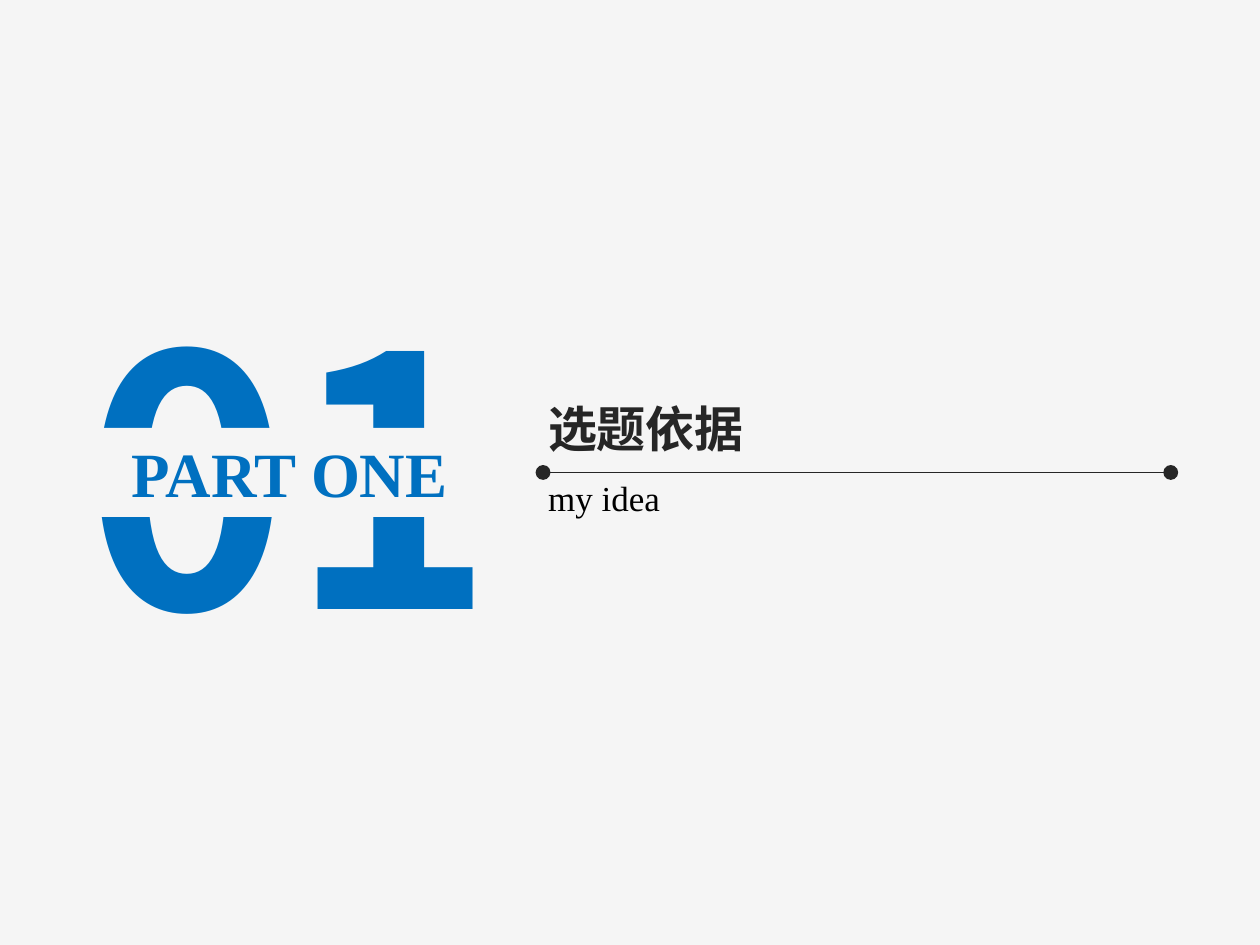
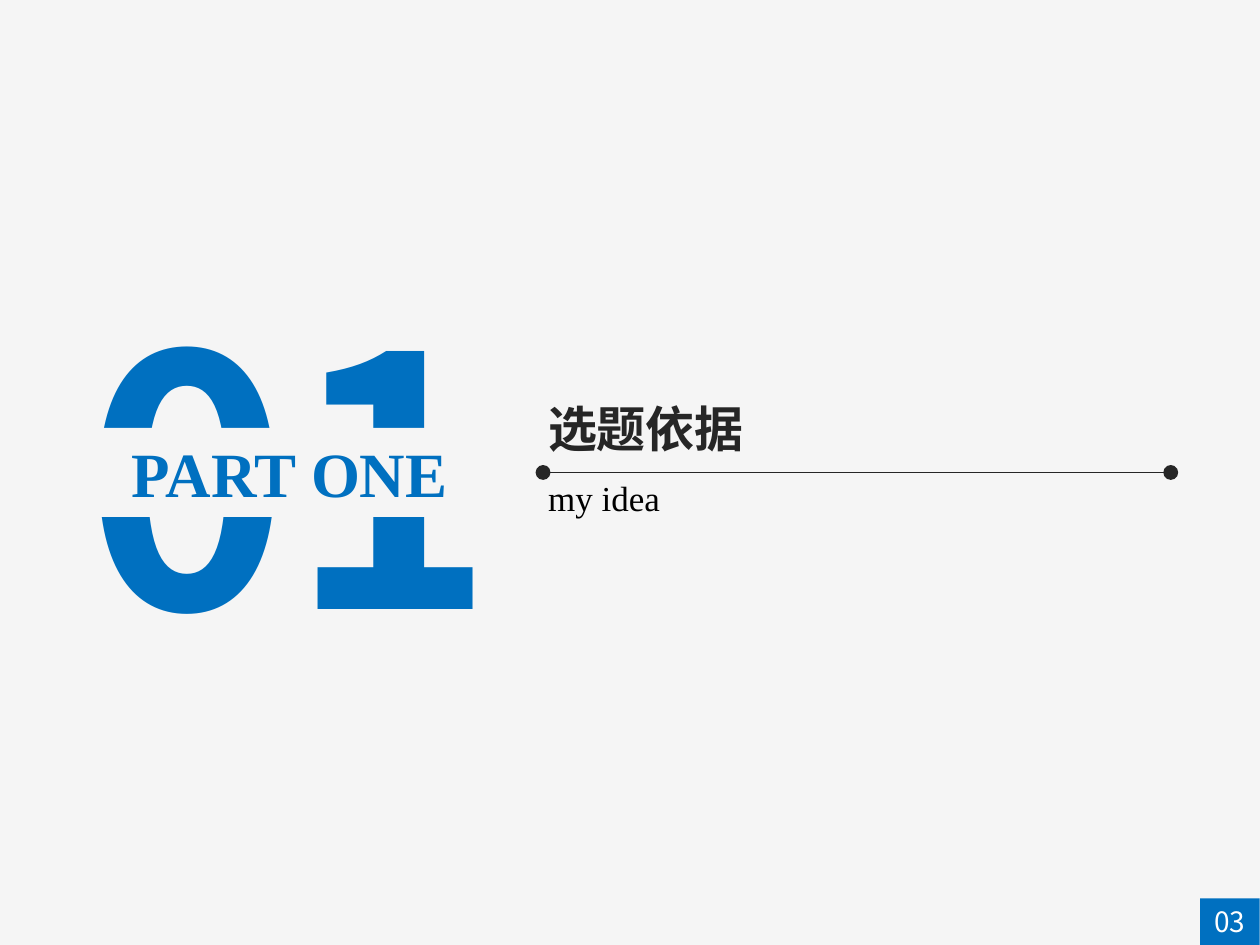
Before and after one commit to lijianhui1997/about_graduate, a slide deck: slide 3 of 答辩/李建辉-答辩.pptx. Drawn at 1260x945 pixels with LibreOffice and Linux fonts; fonts in the diff are those of the drawing. Boxes give left, top, right and bottom in pixels: in the first picture for what was removed or moved away, otherwise in the second. Text is boxed around its words. In the diff, an @@ line names an element or a change of style, - is before the commit and + after.

```diff
--- a/答辩/李建辉-答辩.pptx
+++ b/答辩/李建辉-答辩.pptx
@@ rectangle added at [1201, 898, 1260, 945], fill #0070C0 @@
@@ text added at [1214, 911, 1245, 933], 16 pt, text #FFFFFF @@
+03
```
Also in this commit, not shown: 16 other slides changed, 2 slides added, 6 slides removed, 5 other files.
